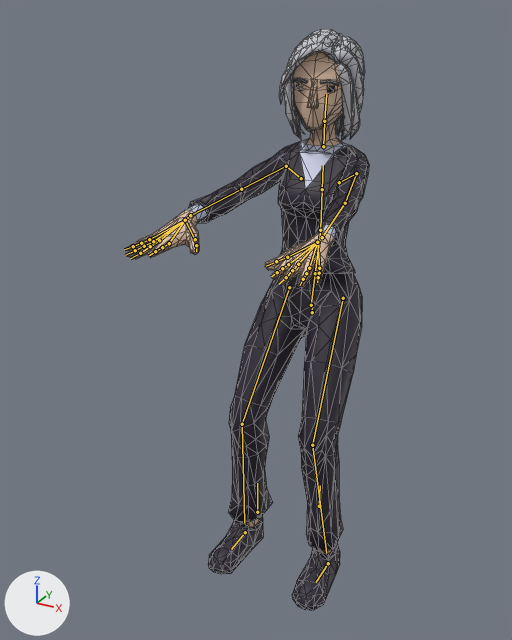
Renders of the glTF model js/models/avatars/club-crowd-f6.glb from each side of a commit.
The view is the same before and after, from a camera (50 mm lens) standing at (0.881, -2.194, 1.806) and looking at (-0.074, -0.458, 0.938). The axes (+X, +Y, +Z) are drawn at lower left. The lights are the same throughout. The first picture is the older version. Both versions are drawn at frame 287 of the action 'Seated_Loop'; the numbers are the values there. The bones that change, and the others that lie on the model, are drawn over the model as lines. Mesh edges are drawn as thin lines.

Objects in the first picture: 'Suit_Body'.
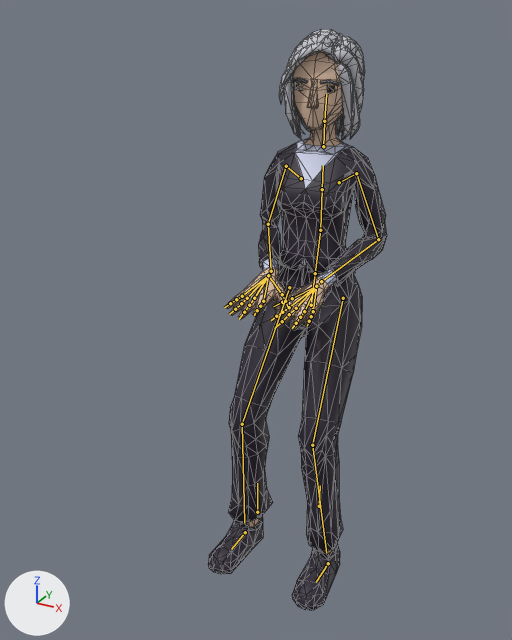
Pixel boxes [x1, y1, x2, y2] of what changed, in the pictures (512 x 640 px):
'Suit_Body', posed (27% narrower)
    before: [125, 29, 369, 611]
    after: [208, 29, 387, 611]
bone 'UpperArm.L', root to tip
    before: (356, 173) to (345, 203)
    after: (356, 173) to (378, 239)
bone 'LowerArm.L', root to tip
    before: (345, 203) to (322, 237)
    after: (378, 239) to (321, 281)
bone 'Wrist.L', root to tip
    before: (322, 237) to (317, 242)
    after: (321, 281) to (316, 286)
bone 'UpperArm.R', root to tip
    before: (286, 166) to (241, 189)
    after: (286, 166) to (268, 224)
bone 'LowerArm.R', root to tip
    before: (241, 189) to (190, 215)
    after: (268, 224) to (271, 271)
bone 'Wrist.R', root to tip
    before: (190, 215) to (185, 220)
    after: (271, 271) to (268, 275)

The change in detail:
Bone 'UpperArm.L' (bone_upperarm_l) turns from (-10, -8, -77) to (-69, 5, 6) degrees about its own x, y and z.
Bone 'LowerArm.L' (bone_lowerarm_l) turns from (1, 3, 5) to (-51, 35, -105) degrees about its own x, y and z.
Bone 'Wrist.L' (bone_wrist_l) turns from (-2, 0, -14) to (19, 19, 14) degrees about its own x, y and z.
Bone 'UpperArm.R' (bone_upperarm_r) turns from (-9, 7, 78) to (-70, -3, -6) degrees about its own x, y and z.
Bone 'LowerArm.R' (bone_lowerarm_r) turns from (1, -3, -5) to (-51, -36, 109) degrees about its own x, y and z.
Bone 'Wrist.R' (bone_wrist_r) turns from (-6, 4, 13) to (15, -16, -13) degrees about its own x, y and z.
